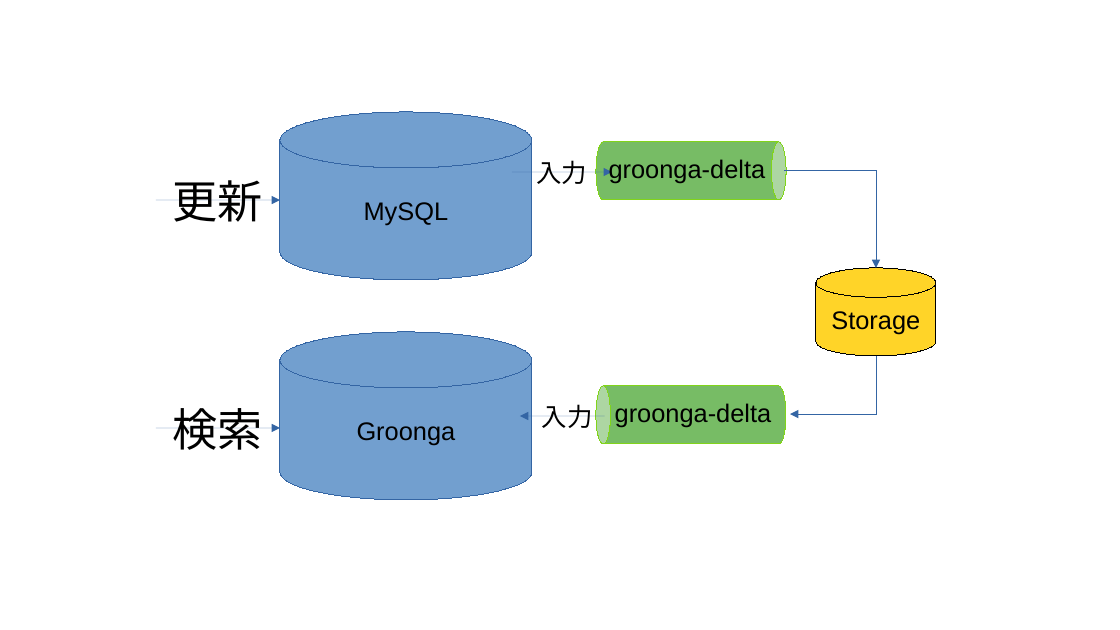
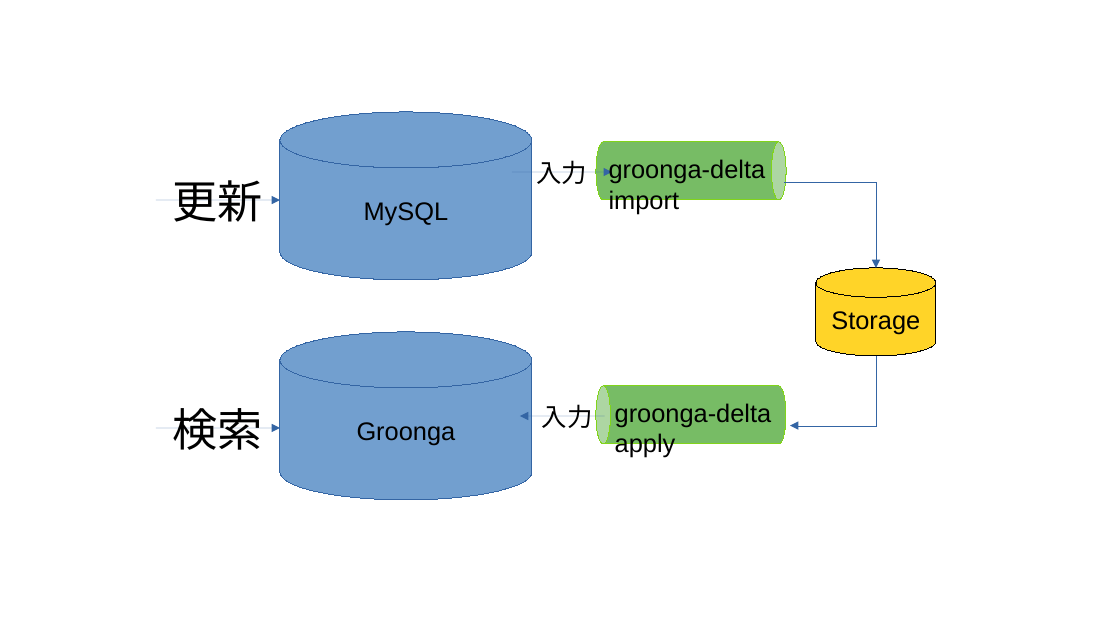
Before and after one commit to komainu8/rabbit-slide-komainu8-yapc-kyoto-2023, a slide deck: slide 4 of images/無題 1.odp. Drawn at 1120x630 pixels with LibreOffice and Linux fonts; fonts in the diff are those of the drawing. Boxes give left, top, right and bottom in pixels: in the first picture for what was removed or moved away, otherwise in the second. Text is boxed around its words. In the diff, an @@ line names an element or a change of style, - is before the commit and + after.

```diff
--- a/images/無題 1.odp
+++ b/images/無題 1.odp
@@ text at (609, 190, 680, 214): paragraph added @@
+import
@@ elbow arrow moved from (785, 170) - (876, 268) to (785, 182) - (876, 268) @@
@@ elbow arrow moved from (876, 356) - (791, 415) to (876, 356) - (791, 426) @@
@@ text at (615, 433, 676, 458): paragraph added @@
+apply
```
Also in this commit, not shown: 2 slides added, 1 other file.
